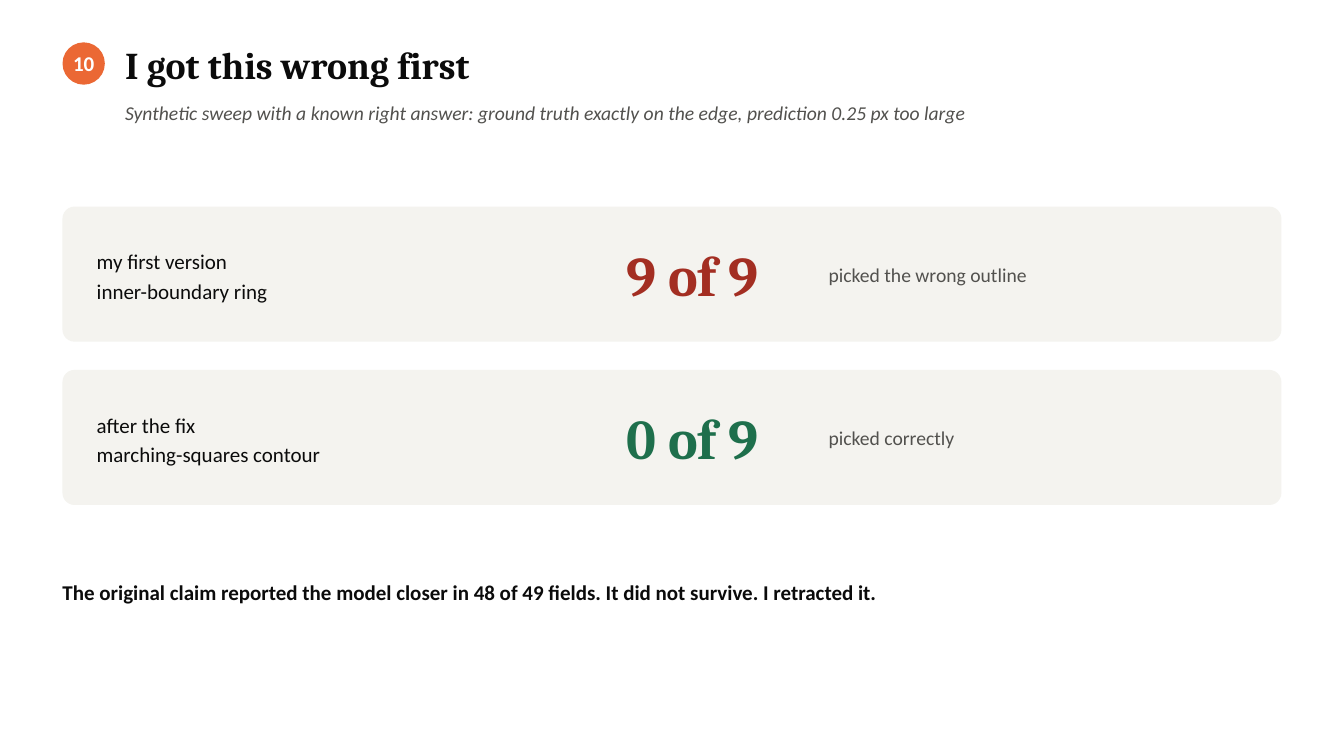
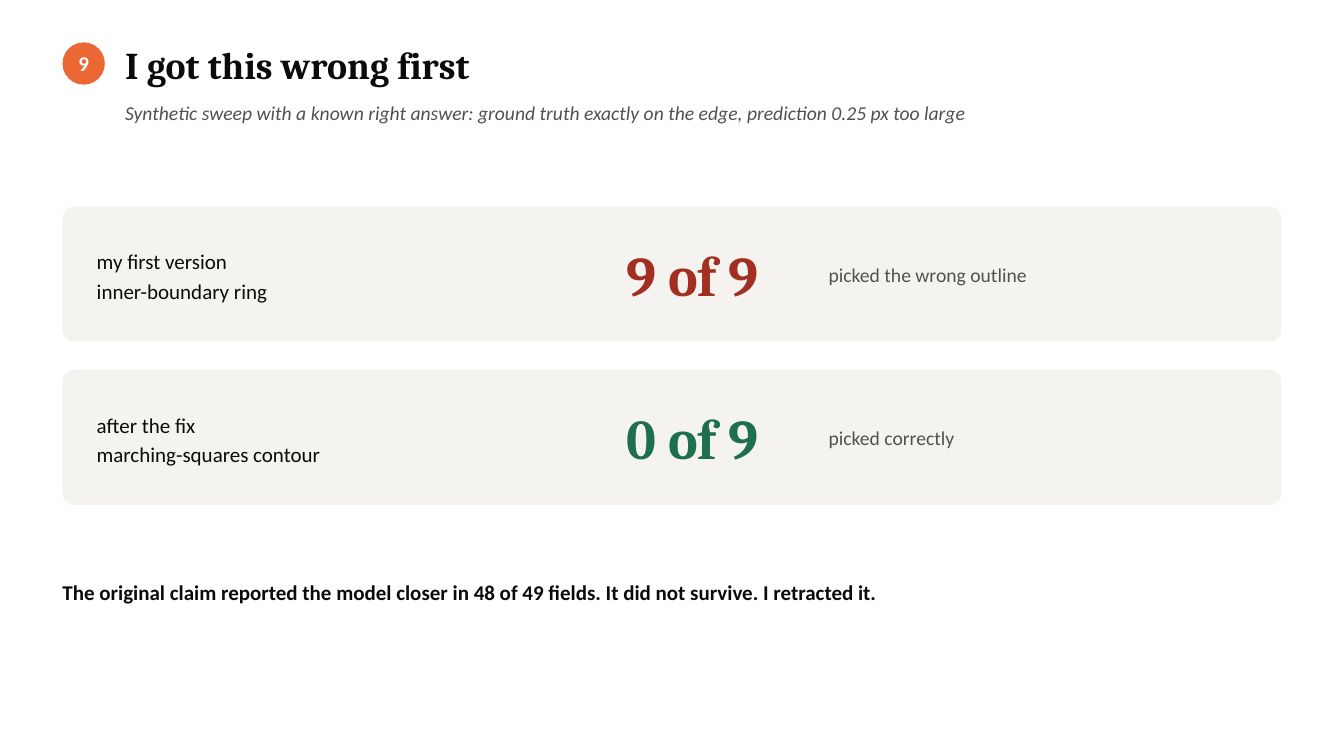
Before and after one commit to Tejas-Sukesh/bbbc039-nuclei-segmentation, a slide deck: slide 9 of nuclei_segmentation_talk.pptx (slide 10 before the commit). Drawn at 1344x756 pixels with LibreOffice and Linux fonts; fonts in the diff are those of the drawing. Boxes give left, top, right and bottom in pixels: in the first picture for what was removed or moved away, otherwise in the second. Text is boxed around its words. In the diff, an @@ line names an element or a change of style, - is before the commit and + after.

```diff
--- a/nuclei_segmentation_talk.pptx
+++ b/nuclei_segmentation_talk.pptx
@@ text at [78,57,89,71]: text changed @@
-10
+9
```
Also in this commit, not shown: 10 other slides changed, 1 slide added, 2 slides removed, 3 other files.
